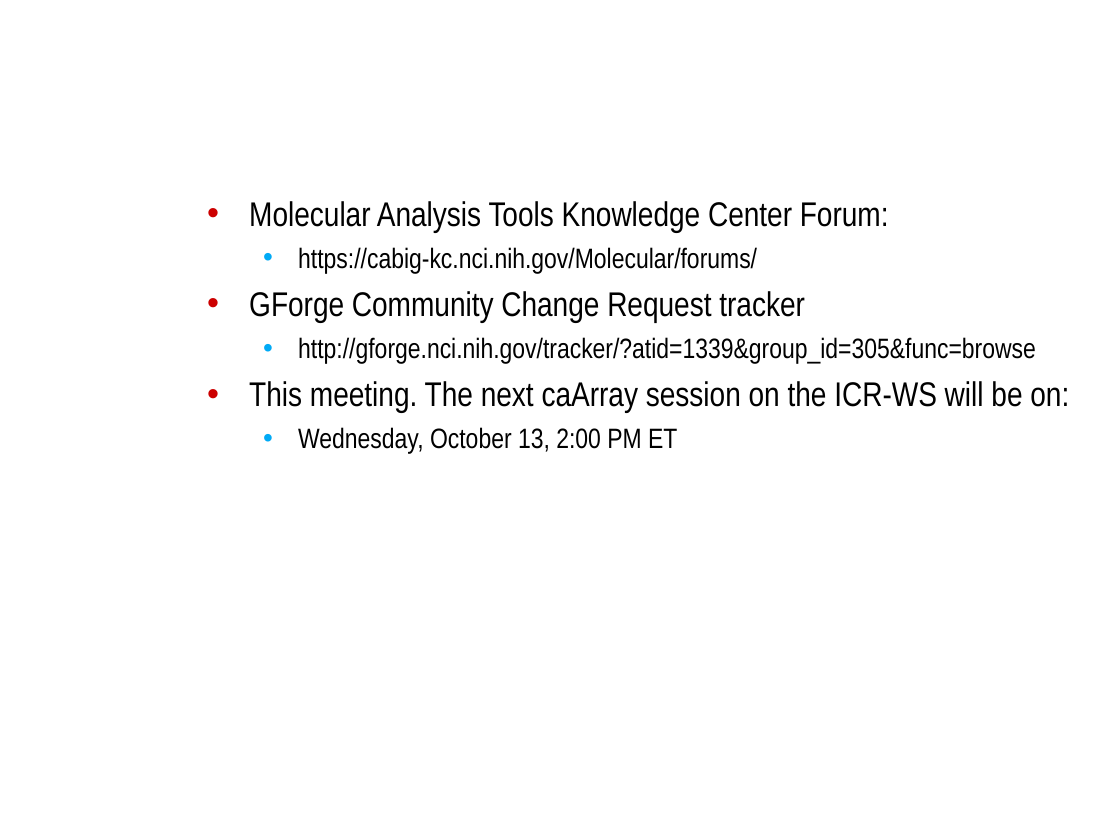
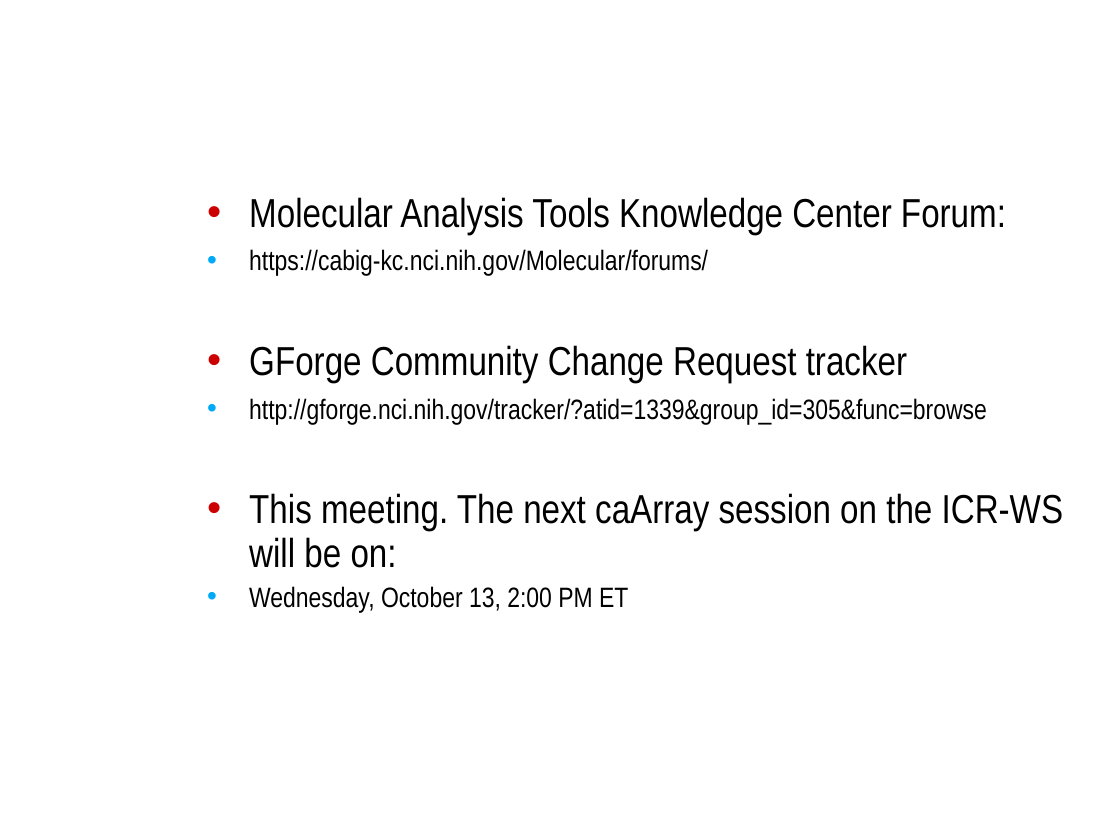
Before and after one commit to NCIP/caarray-docs, a slide deck: slide 16 of project_management/open_meetings/ICR_WS_Meeting_2010_08_11.ppt (slide 14 before the commit). Drawn at 1120x840 pixels with LibreOffice and Linux fonts; fonts in the diff are those of the drawing; background and template pictures are left out. Boxes give left, top, right and bottom in pixels: in the first picture for what was removed or moved away, otherwise in the second. Text is boxed around its words. In the diff, an @@ line names an element or a change of style, - is before the commit and + after.

```diff
--- a/project_management/open_meetings/ICR_WS_Meeting_2010_08_11.ppt
+++ b/project_management/open_meetings/ICR_WS_Meeting_2010_08_11.ppt
@@ text "Molecular Analysis Tools Knowledge Center ..." at bbox=[249, 197, 1063, 612]: size 22 to 26 pt in "Molecular Analysis Tools Knowledge Center Forum:", "GForge Community Change Request tracker", "This meeting. The next caArray session on ..."; list level 1 to 2 in "Molecular Analysis Tools Knowledge Center ..."; line spacing 1 to 0.9; indent changed; list level 1 to 2 in "GForge Community Change Request tracker"; list level 1 to 2 in "This meeting. The next caArray ..." @@
```
Also in this commit, not shown: 11 other slides changed, 2 slides added.
